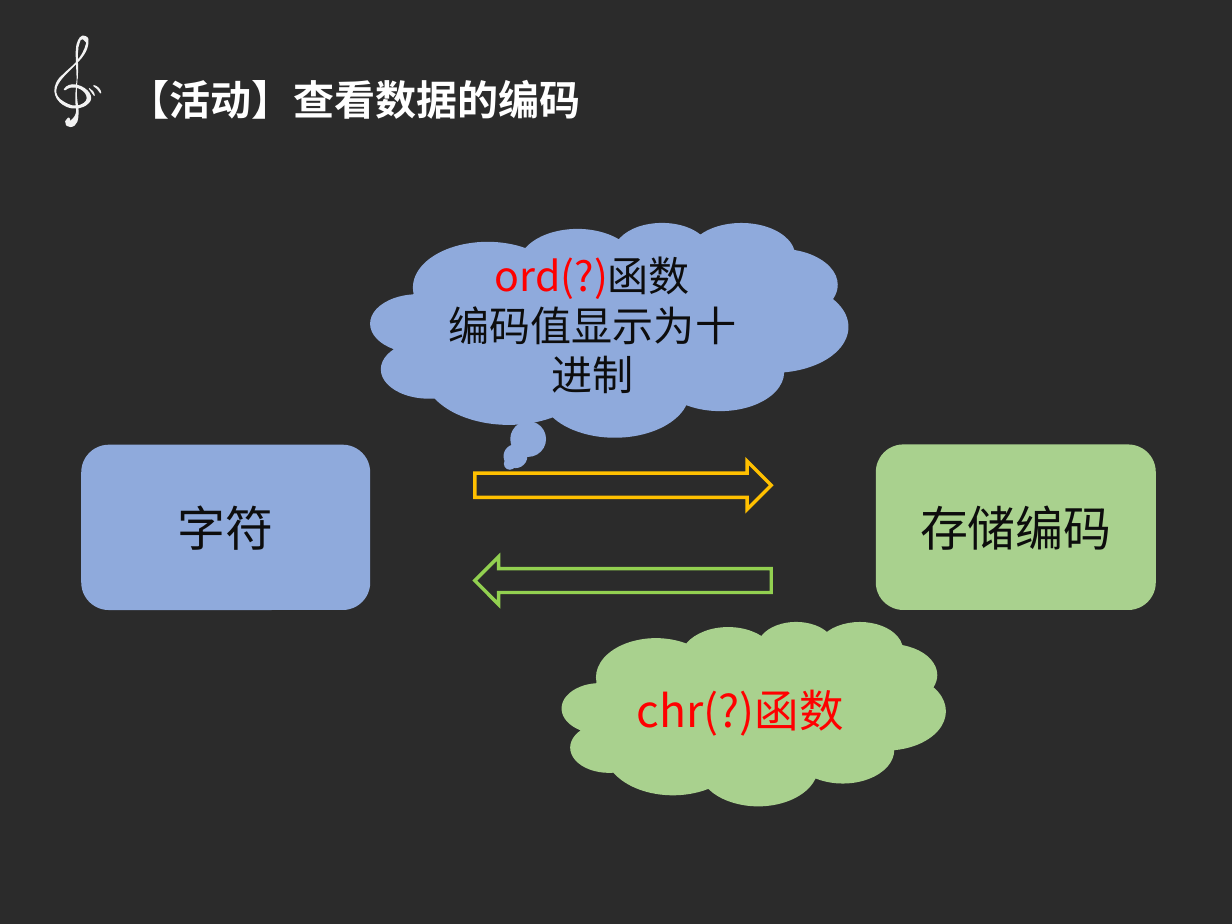
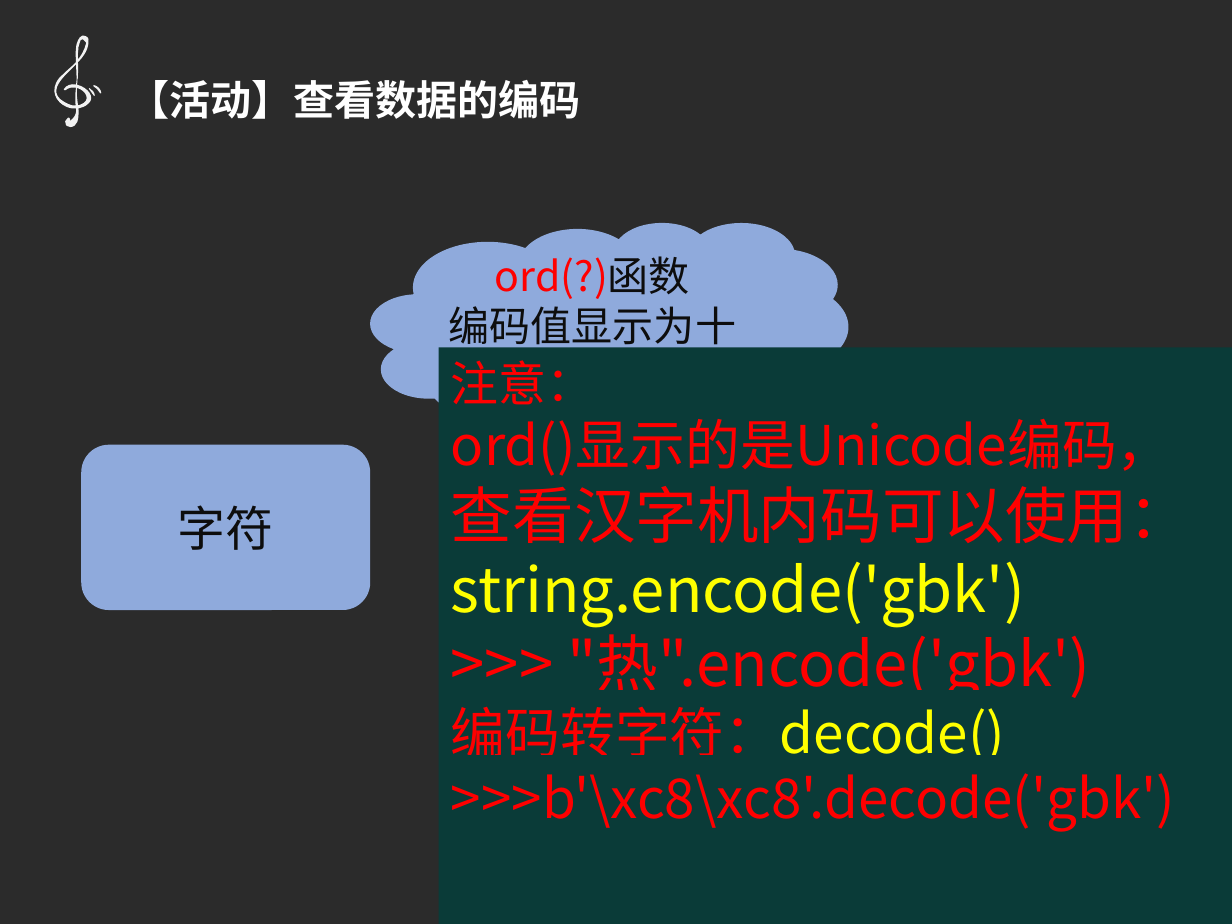
Before and after one commit to hongm32/2020design, a slide deck: slide 16 of 【第13-14课】数据编码/【第14课】数据编码.pptx. Drawn at 1232x924 pixels with LibreOffice and Linux fonts; fonts in the diff are those of the drawing; background and template pictures are left out; a plain dark background stands for a picture behind light text. Boxes give left, top, right and bottom in pixels: in the first picture for what was removed or moved away, otherwise in the second. Text is boxed around its words. In the diff, an @@ line names an element or a change of style, - is before the commit and + after.

Commit message:
修改《【第14课】数据编码》课件

```diff
--- a/【第13-14课】数据编码/【第14课】数据编码.pptx
+++ b/【第13-14课】数据编码/【第14课】数据编码.pptx
@@ rectangle added at [439, 347, 1232, 924], fill #0A3B38, 32 pt, text #FF0000 @@
+注意：
+ord()显示的是Unicode编码，
+查看汉字机内码可以使用：
+string.encode('gbk')
+>>> "热".encode('gbk')
+编码转字符：decode()
+>>>b'\xc8\xc8'.decode('gbk')
@@ rounded rectangle removed at [876, 445, 1156, 610] @@
-存储编码
@@ right arrow removed at [474, 461, 771, 509] @@
@@ left arrow removed at [474, 557, 771, 605] @@
@@ cloud removed at [562, 621, 946, 806] @@
-chr(?)函数
```
Also in this commit, not shown: 5 other slides changed.
